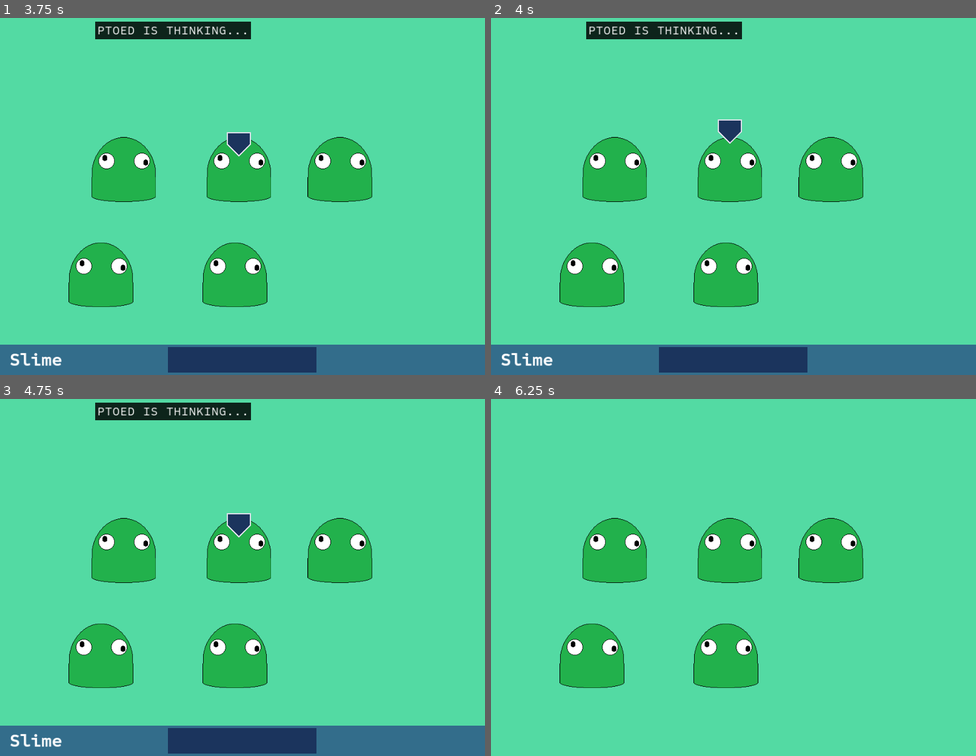
Above: before the commit, frames 1-4 (two rows, left to right).
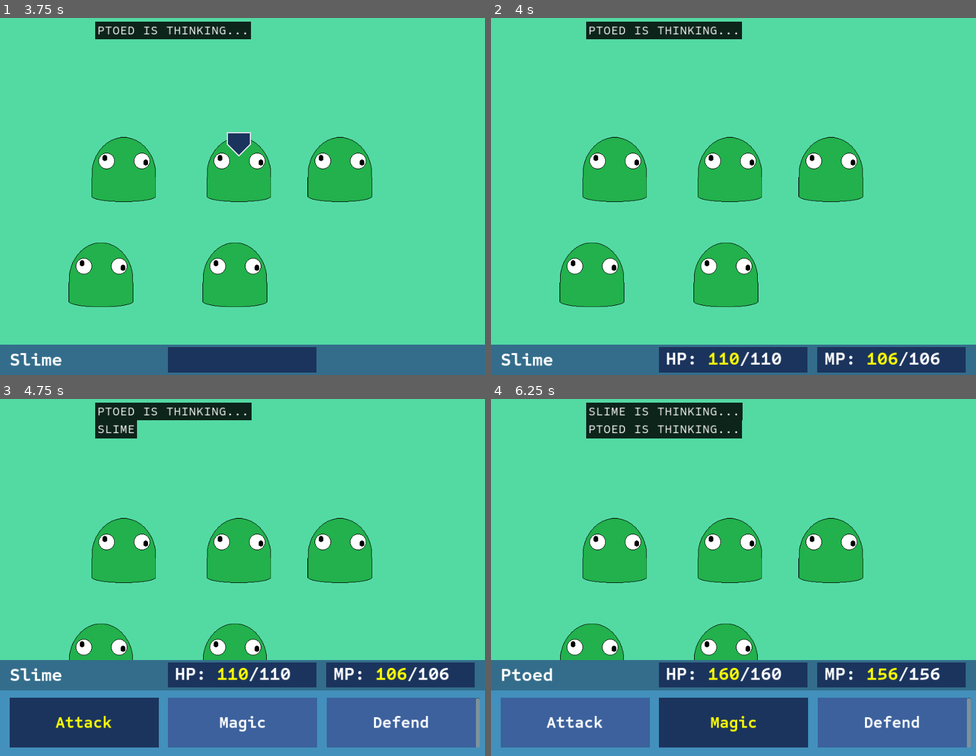
Above: after the commit, the same moments.

Repository: Tougon/CopyrightRPG
Game: Godot game, scene res://src/RPGData/Scenes/BattleScene.tscn
Same seed, same stepped clock (60 frames per second), same inputs: the game is played once before the commit and once after it. Video files are missing from this copy of the repository; at most half a second of black plays in their place.
Inputs (mouse positions are in pixels of both pictures, inside the frame that each line leads up to):
- Up to frame 1 (3.75 s): tap Enter at 0.5 s; move the mouse to (349, 175) at 0.52 s; click (349, 175) at 0.67 s; drag from (145, 210) to (218, 264) at 1.27 s; move the mouse to (291, 114) at 2.02 s; click (291, 114) at 2.17 s; click "Attack" at 2.75 s; tap Space at 3.5 s; drag from (218, 264) to (97, 139) at 3.52 s
- Up to frame 2 (4 s): no input
- Up to frame 3 (4.75 s): tap Enter at 4.25 s; move the mouse to (388, 627) at 4.27 s; click (388, 627) at 4.42 s
- Up to frame 4 (6.25 s): tap Escape (ui_cancel) at 4.9 s; drag from (588, 520) to (660, 481) at 5.02 s; click (733, 723) at 5.75 s, where only the run after the commit has a clickable "Magic"

Frame 1 is identical in both runs. In frame 2, 2.8% of the frame differs, in the area x 36-98%, y 28-100%; in frame 3, 26%; in frame 4, 30%, in the area x 0-100%, y 1-100%.

Commit message:
12-13-23
Ported over AI behavior, pending bugfixes

Diff:
--- /dev/null
+++ b/src/ClickableSprite/ClickableSprite2D.gd
@@ -0,0 +1,8 @@
+extends Sprite2D
+
+signal sprite_clicked();
+
+func _input(event):
+	if event is InputEventMouseButton and event.pressed and event.button_index == MOUSE_BUTTON_LEFT:
+		if get_rect().has_point(to_local(event.position)):
+			sprite_clicked.emit();
--- a/src/EventManager/EventManager.gd
+++ b/src/EventManager/EventManager.gd
@@ -16,10 +16,12 @@
 signal register_enemy(entity : EntityController);
 
 signal set_active_player(entity : EntityController);
+signal player_menu_cancel();
 
 signal on_attack_select();
 signal initialize_target_menu(entity : EntityController);
 signal highlight_target(entity : EntityController, all : bool);
+signal click_target(entity : EntityController);
 
 
 # Leaving this intact but given the dictionary might as well not exist, I'm not sure we need.
--- a/src/RPGData/Scenes/BattleScene.gd
+++ b/src/RPGData/Scenes/BattleScene.gd
@@ -2,6 +2,7 @@
 
 @export var fade_sequence : TweenPlayer;
 @export var sequencer : Sequencer;
+@export var dialogue_canvas : DialogueCanvas;
 
 var players : Array[EntityController];
 var enemies : Array[EntityController];
@@ -13,6 +14,7 @@
 	EventManager.register_player.connect(_on_player_register);
 	EventManager.register_enemy.connect(_on_enemy_register);
 	EventManager.on_attack_select.connect(_on_attack_select);
+	EventManager.player_menu_cancel.connect(_on_player_menu_cancel);
 	_begin_battle();
 
 
@@ -72,8 +74,15 @@
 
 		if players[current_player_index].is_ready:
 			current_player_index += 1;
-			EventManager.set_active_player.emit(players[current_player_index]);
-			UIManager.open_menu_name("player_battle_main");
+			UIManager.close_menu_name("player_battle_target")
+
+			if current_player_index < players.size():
+				EventManager.set_active_player.emit(players[current_player_index]);
+				UIManager.open_menu_name("player_battle_main");
+
+	# Perhaps you'll want to remove the dialogue here instead of awaiting?
+	while dialogue_canvas.current_rows > 0:
+		await get_tree().process_frame;
 
 	# TODO: Process enemy actions for the turn
 
@@ -92,6 +101,14 @@
 	UIManager.close_menu_name("player_battle_main");
 	EventManager.initialize_target_menu.emit(players[current_player_index]);
 	UIManager.open_menu_name("player_battle_target");
+
+
+func _on_player_menu_cancel():
+	if current_player_index > 0:
+		current_player_index -= 1;
+		players[current_player_index].is_ready = false;
+		EventManager.set_active_player.emit(players[current_player_index]);
+		UIManager.open_menu_name("player_battle_main");
 
 
 # Helper function for dialogue formatting
@@ -143,3 +160,4 @@
 		EventManager.register_player.disconnect(_on_player_register);
 		EventManager.register_enemy.disconnect(_on_enemy_register);
 		EventManager.on_attack_select.disconnect(_on_attack_select);
+		EventManager.player_menu_cancel.connect(_on_player_menu_cancel);
--- a/src/RPGData/Scenes/BattleScene.tscn
+++ b/src/RPGData/Scenes/BattleScene.tscn
@@ -30,10 +30,11 @@
 play_on_start = false
 next_tween = ""
 
-[node name="BattleScene" type="Node2D" node_paths=PackedStringArray("fade_sequence", "sequencer")]
+[node name="BattleScene" type="Node2D" node_paths=PackedStringArray("fade_sequence", "sequencer", "dialogue_canvas")]
 script = ExtResource("1_nawhs")
 fade_sequence = NodePath("UI/BG Fade Canvas/Fade Iris/TweenPlayerUI")
 sequencer = NodePath("Core/Sequencer")
+dialogue_canvas = NodePath("UI/Dialogue Canvas")
 
 [node name="Background" type="Node" parent="."]
 
--- a/src/RPGData/Scenes/Entity/EntityController.gd
+++ b/src/RPGData/Scenes/Entity/EntityController.gd
@@ -5,6 +5,7 @@
 var move_list : Array[Spell];
 var param : EntityParams;
 var current_action : Spell;
+var current_target : Array[EntityController];
 
 # Runtime values
 var level : int;
@@ -193,6 +194,11 @@
 	return result;
 
 
+# UI helper/polish functions
+func _on_sprite_clicked():
+	EventManager.click_target.emit(self);
+
+
 func _on_destroy():
 	if EventManager != null:
 		EventManager.on_turn_begin.disconnect(_on_turn_begin);
--- a/src/RPGData/Scenes/Entity/EntityController.tscn
+++ b/src/RPGData/Scenes/Entity/EntityController.tscn
@@ -1,9 +1,15 @@
-[gd_scene load_steps=4 format=3 uid="uid://b1yeonj32wfeb"]
+[gd_scene load_steps=5 format=3 uid="uid://b1yeonj32wfeb"]
 
 [ext_resource type="PackedScene" uid="uid://cog3vibpn621y" path="res://src/RPGData/Scenes/Entity/EntitySprite.tscn" id="1_u887t"]
 [ext_resource type="Script" path="res://src/RPGData/Scenes/Entity/EntityController.gd" id="2_cc50b"]
 [ext_resource type="Resource" uid="uid://djwxcq2chyp3s" path="res://assets/Entities/slime.tres" id="3_d0a8t"]
+[ext_resource type="Script" path="res://src/ClickableSprite/ClickableSprite2D.gd" id="4_l5njq"]
 
 [node name="EntityBase" instance=ExtResource("1_u887t")]
 script = ExtResource("2_cc50b")
 current_entity = ExtResource("3_d0a8t")
+
+[node name="Sprite2D" parent="." index="0"]
+script = ExtResource("4_l5njq")
+
+[connection signal="sprite_clicked" from="Sprite2D" to="." method="_on_sprite_clicked"]
--- a/src/RPGData/Scenes/UI/player_battle_main_ui.gd
+++ b/src/RPGData/Scenes/UI/player_battle_main_ui.gd
@@ -21,3 +21,7 @@
 
 func _on_attack_button_pressed():
 	EventManager.on_attack_select.emit();
+
+
+func on_menu_cancel():
+	EventManager.player_menu_cancel.emit();
--- a/src/RPGData/Scenes/UI/player_battle_main_ui.tscn
+++ b/src/RPGData/Scenes/UI/player_battle_main_ui.tscn
@@ -16,6 +16,7 @@
 [node name="Player Main Menu" node_paths=PackedStringArray("initial_selection", "all_selections") instance=ExtResource("1_gohqw")]
 script = ExtResource("2_stk7e")
 menu_name = "player_battle_main"
+hide_on_unfocus = true
 initial_selection = NodePath("BG Area/Player Options/ScrollContainer/GridContainer/Button")
 all_selections = [NodePath("BG Area/Player Options/ScrollContainer/GridContainer/Button")]
 sequence_list = Array[ExtResource("3_ftnx2")]([SubResource("Resource_cphot")])
--- a/src/RPGData/Scenes/UI/player_battle_target_entry_ui.gd
+++ b/src/RPGData/Scenes/UI/player_battle_target_entry_ui.gd
@@ -5,6 +5,7 @@
 var arrows : Array[Control];
 var player : EntityController;
 var all : bool = false;
+var selected : bool = false;
 
 @export var offset : Vector2 = Vector2(0, -50);
 
@@ -27,11 +28,18 @@
 
 
 func _on_focus_entered():
+	selected = true;
 	EventManager.highlight_target.emit(targets[0], all);
 	for i in arrows.size():
 		arrows[i].visible = true;
 
 
 func _on_focus_exited():
+	selected = false;
 	for i in arrows.size():
 		arrows[i].visible = false;
+
+
+func _on_pressed():
+	player.current_target = targets;
+	player.is_ready = true;
--- a/src/RPGData/Scenes/UI/player_battle_target_entry_ui.tscn
+++ b/src/RPGData/Scenes/UI/player_battle_target_entry_ui.tscn
@@ -10,3 +10,4 @@
 
 [connection signal="focus_entered" from="." to="." method="_on_focus_entered"]
 [connection signal="focus_exited" from="." to="." method="_on_focus_exited"]
+[connection signal="pressed" from="." to="." method="_on_pressed"]
--- a/src/RPGData/Scenes/UI/player_battle_target_ui.gd
+++ b/src/RPGData/Scenes/UI/player_battle_target_ui.gd
@@ -7,6 +7,7 @@
 
 var target_info_pool : Array[UIBattleTargetInfo]
 var target_arrow_pool : Array[Control];
+var target_to_info: Dictionary;
 
 # Called when the node enters the scene tree for the first time.
 func _ready():
@@ -33,10 +34,21 @@
 	super._ready();
 
 
+func set_focus(state : bool):
+	super.set_focus(state);
+
+	if state:
+		EventManager.click_target.connect(_on_target_clicked);
+	else:
+		EventManager.click_target.disconnect(_on_target_clicked);
+
+
+
 func _initialize_target_menu(entity : EntityController):
 	if entity.current_action == null:
 		return;
 
+	target_to_info.clear();
 	var spell_target = entity.current_action.spell_target;
 	var targets = entity.get_possible_targets();
 	# TODO: implement behavior for random targetting.
@@ -54,6 +66,7 @@
 			info.global_position = target.global_position;
 
 			info.initialize([target], [target_arrow_pool[i]], entity, false);
+			target_to_info[target] = info;
 
 		for i in range(targets.size(), pool_size):
 			target_info_pool[i].visible = false;
@@ -67,6 +80,20 @@
 		entity_info.set_specific_entity_info(entity, all);
 
 
+func _on_target_clicked(entity : EntityController):
+	var info = target_to_info.get(entity);
+	if info:
+		if info.selected:
+			print("TODO: Select and advance")
+		else:
+			info.grab_focus();
+
+
+func on_menu_cancel():
+	UIManager.open_menu_name("player_battle_main");
+	super.on_menu_cancel();
+
+
 func _on_destroy():
 	if EventManager != null:
 		EventManager.initialize_target_menu.disconnect(_initialize_target_menu);
--- a/src/RPGData/Scenes/UI/player_battle_target_ui.tscn
+++ b/src/RPGData/Scenes/UI/player_battle_target_ui.tscn
@@ -12,6 +12,7 @@
 pool_size = 10
 entity_info = NodePath("BG Area/Character Info")
 menu_name = "player_battle_target"
+hide_on_unfocus = true
 
 [node name="BG Area" parent="." index="0"]
 color = Color(0.258824, 0.564706, 0.733333, 0)
--- /dev/null
+++ b/src/RPGData/Scripts/Behavior/BehaviorChecks/BehaviorCheck.gd
@@ -0,0 +1,14 @@
+extends Resource
+
+class_name BehaviorCheck
+
+enum CheckTarget {Self, Allies, Targets}
+
+@export var check_target : CheckTarget;
+@export var negate : bool;
+
+
+func check(user : EntityController, allies : EntityController, targets : EntityController, result : BehaviorCheckResult) -> bool:
+	result.check_target = check_target;
+	result.trigger_entity = null;
+	return !negate;
--- /dev/null
+++ b/src/RPGData/Scripts/Behavior/BehaviorChecks/BehaviorCheckEffect.gd
@@ -0,0 +1,8 @@
+extends BehaviorCheck
+
+class_name BehaviorCheckEffect
+
+func check(user : EntityController, allies : EntityController, targets : EntityController, result : BehaviorCheckResult) -> bool:
+	result.check_target = check_target;
+	result.trigger_entity = null;
+	return !negate;
--- /dev/null
+++ b/src/RPGData/Scripts/Behavior/BehaviorChecks/BehaviorCheckHP.gd
@@ -0,0 +1,36 @@
+extends BehaviorCheck
+
+class_name BehaviorCheckHP
+
+@export_range(0, 1) var hp_percent : float;
+
+func check(user : EntityController, allies : EntityController, targets : EntityController, result : BehaviorCheckResult) -> bool:
+
+	if check_target == CheckTarget.Self:
+		result.trigger_entity = user;
+		var percent_check = user.get_hp_percent() >= hp_percent;
+
+		if negate:
+			return !percent_check;
+		else:
+			return percent_check;
+	else:
+		var check_ec = targets;
+
+		if check_target == CheckTarget.Allies:
+			check_ec = allies;
+
+		for ec in check_ec:
+			var percent_check = ec.get_hp_percent() >= hp_percent;
+			var val = false;
+
+			if negate:
+				val = !percent_check;
+			else:
+				val = percent_check;
+
+			if val:
+				result.trigger_entity = ec;
+				return true;
+
+	return false;
--- /dev/null
+++ b/src/RPGData/Scripts/Behavior/BehaviorChecks/BehaviorResult.gd
@@ -0,0 +1,13 @@
+extends Object
+
+class_name BehaviorCheckResult
+
+var action_id : int;
+var action_success : bool;
+var trigger_entity: EntityController;
+var check_target : BehaviorCheck.CheckTarget;
+
+func _init(entity : EntityController):
+	action_success = false;
+	action_id = -1;
+	trigger_entity = entity;
--- /dev/null
+++ b/src/RPGData/Scripts/Behavior/EntityBehavior.gd
@@ -0,0 +1,14 @@
+extends Resource
+
+class_name EntityBehavior
+
+@export var behavior_checks : Array[EntityBehaviorCheck];
+
+func get_result (user : EntityController, allies : EntityController, targets : EntityController) -> BehaviorCheckResult:
+	for behavior in behavior_checks:
+		var result = behavior.determine_action(user, allies, targets);
+
+		if result.action_success:
+			return result;
+
+	return BehaviorCheckResult.new(user);
--- /dev/null
+++ b/src/RPGData/Scripts/Behavior/EntityBehaviorCheck.gd
@@ -0,0 +1,32 @@
+extends Resource
+
+class_name EntityBehaviorCheck
+
+enum CheckType {AND, OR}
+
+## The checks that will run for this behavior. All of these checks must be true.
+@export var behavior_check : Array[BehaviorCheck];
+@export var check_type : CheckType;
+## The randomized pool of actions to choose if the check is valid
+@export var action_id : Array[int];
+
+
+func determine_action(user : EntityController, allies : EntityController, targets : EntityController) -> BehaviorCheckResult:
+	var result = BehaviorCheckResult.new(user);
+
+	var success = true;
+
+	for i in behavior_check.size():
+		success = behavior_check[i].check(user, allies, targets, result);
+
+		if check_type == CheckType.AND && !success:
+			break;
+
+		if check_type == CheckType.OR && success:
+			break;
+
+	if success:
+		result.action_success = true;
+		result.action_id = action_id[randi_range(0, action_id.size() - 1)];
+
+	return result;
--- /dev/null
+++ b/src/RPGData/Scripts/Behavior/EntityBehaviorObject.gd
@@ -0,0 +1,6 @@
+extends Resource
+
+class_name EntityBehaviorObject
+
+@export var first_turn_behavior : EntityBehavior;
+@export var turn_behavior : Array[EntityBehavior];
--- a/src/RPGData/Scripts/entity.gd
+++ b/src/RPGData/Scripts/entity.gd
@@ -85,3 +85,4 @@
 #TODO: More real tools
 @export_group("Moveset and Behavior")
 @export var move_list : MoveList;
+@export var behavior : EntityBehaviorObject;
--- a/src/UIManager/Scripts/MenuPanel.gd
+++ b/src/UIManager/Scripts/MenuPanel.gd
@@ -4,6 +4,7 @@
 
 @export var menu_name: String;
 @export var start_open : bool = false;
+@export var hide_on_unfocus : bool = false;
 @export_group("Selections")
 @export var initial_selection : Control;
 @export var all_selections : Array[Control];
@@ -40,10 +41,16 @@
 	focused = state;
 
 	if focused :
+		if hide_on_unfocus:
+			self.show();
+
 		for selection in all_selections:
 			selection.mouse_filter = Control.MOUSE_FILTER_STOP;
 
 		process_mode = Node.PROCESS_MODE_INHERIT;
+
+		if tween_player.has_tween("Focus"):
+			tween_player.play_tween_name("Focus");
 
 	else :
 		for selection in all_selections:
@@ -62,6 +69,12 @@
 			selection.mouse_filter = Control.MOUSE_FILTER_STOP;
 
 		process_mode = Node.PROCESS_MODE_DISABLED;
+
+		if tween_player.has_tween("Unfocus"):
+			tween_player.play_tween_name("Unfocus");
+
+		if hide_on_unfocus:
+			self.hide();
 
 
 func get_all_children(in_node,arr:=[]):
